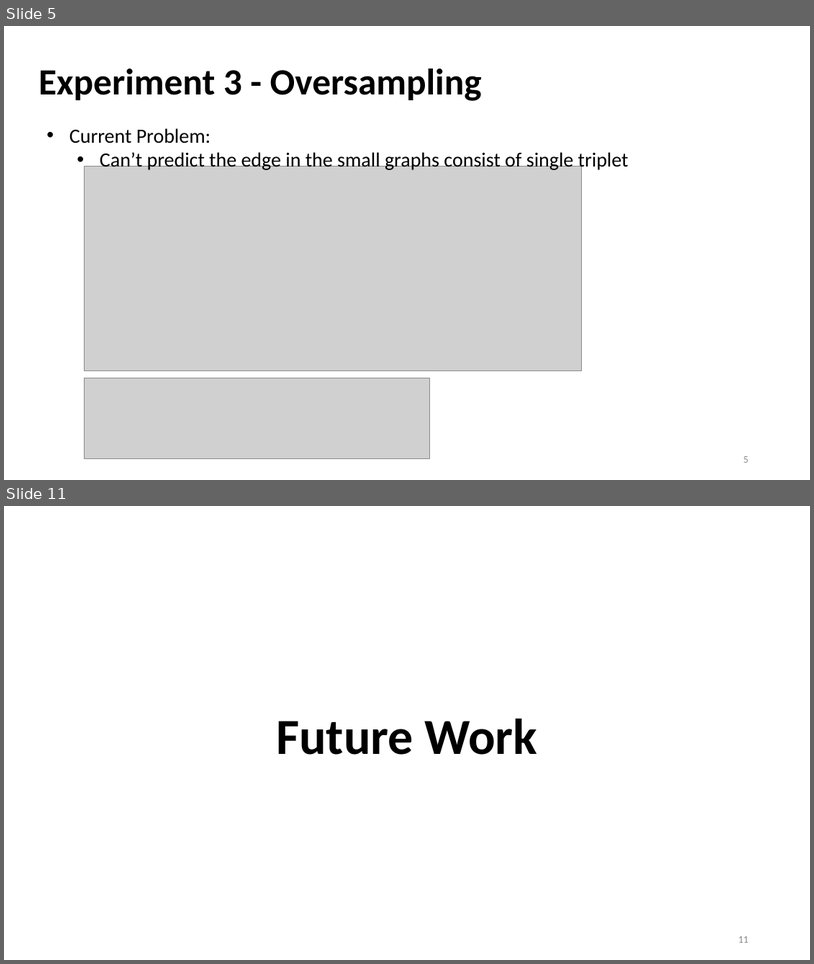
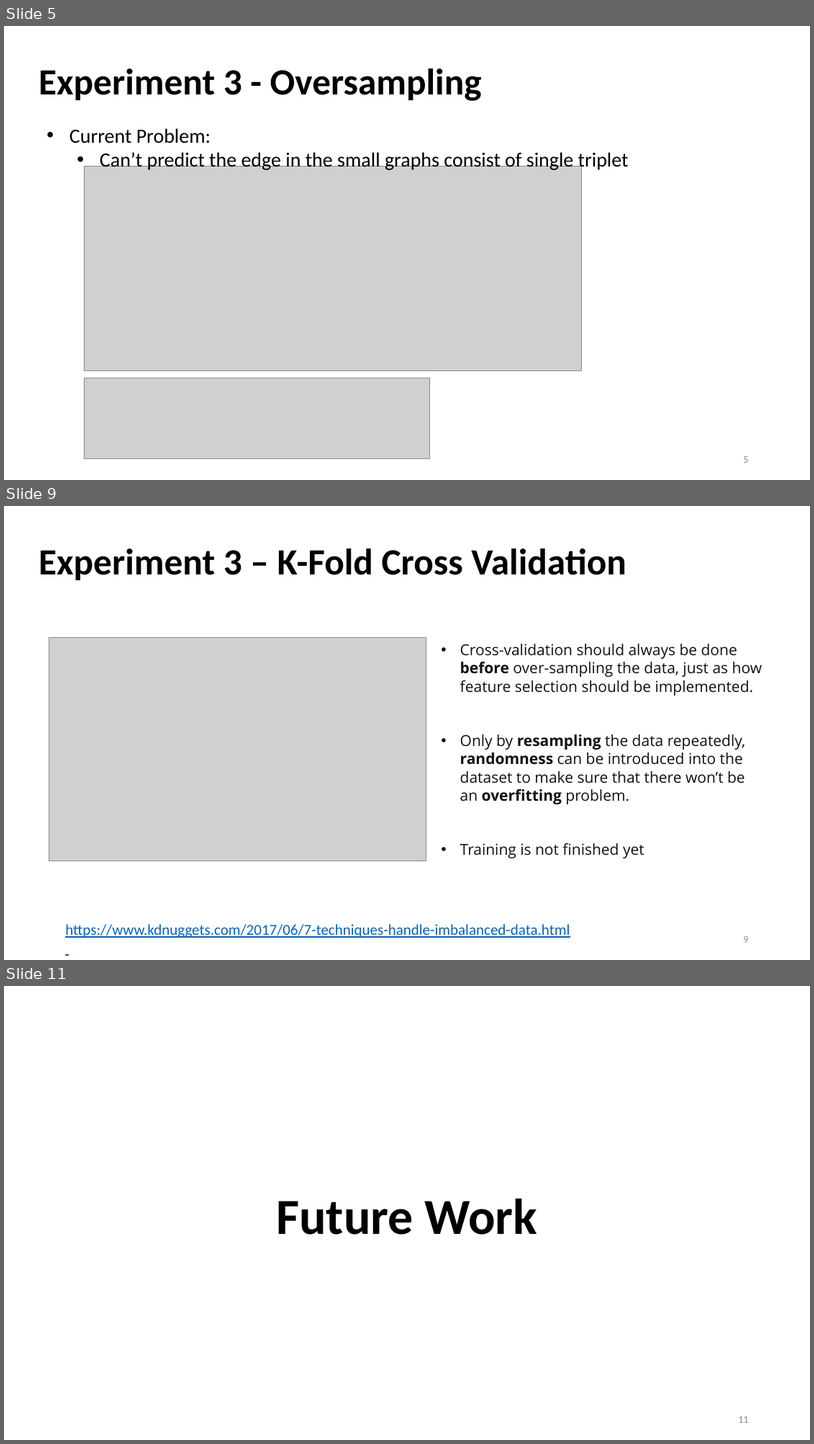
Before and after one commit to Bai1026/Intern-IIS, a slide deck: Meeting/Presentation_1027.pptx. Shown one above the other, each under a label of ours: slides 5 and 11 before the commit, slides 5, 9 and 11 after it; the slides between them are not shown. The pictures are 814x964 and 814x1444 pixels, drawn with LibreOffice and Linux fonts; fonts in the diff are those of the drawing; grey boxes stand for pictures. Boxes give left, top, right and bottom in pixels: in the first picture for what was removed or moved away, otherwise in the second. Text is boxed around its words. In the diff, an @@ line names an element or a change of style, - is before the commit and + after.

```diff
--- a/Meeting/Presentation_1027.pptx
+++ b/Meeting/Presentation_1027.pptx
@@ slide 9 added at (4, 506, 810, 960), background #FFFFFF @@
@@ title added at (39, 548, 627, 580), 44 pt, text #000000, bold @@
+Experiment 3 – K-Fold Cross Validation
@@ picture added at (49, 637, 426, 860) @@
@@ text added at (460, 644, 762, 858), 18 pt, text #111111 @@
+• Cross-validation should always be done before over-sampling the data, just as how feature selection should be implemented.
+• Only by resampling the data repeatedly, randomness can be introduced into the dataset to make sure that there won’t be an overfitting problem.
+• Training is not finished yet
@@ text added at (65, 924, 570, 937), 18 pt, text #0563C1, underline @@
+https://www.kdnuggets.com/2017/06/7-techniques-handle-imbalanced-data.html
@@ page number added at (743, 936, 748, 942), 12 pt, text #8C8C8C @@
+9
```
Also in this commit, not shown: 5 slides changed, 1 other slide added, 1 slide removed, 3 other files.
